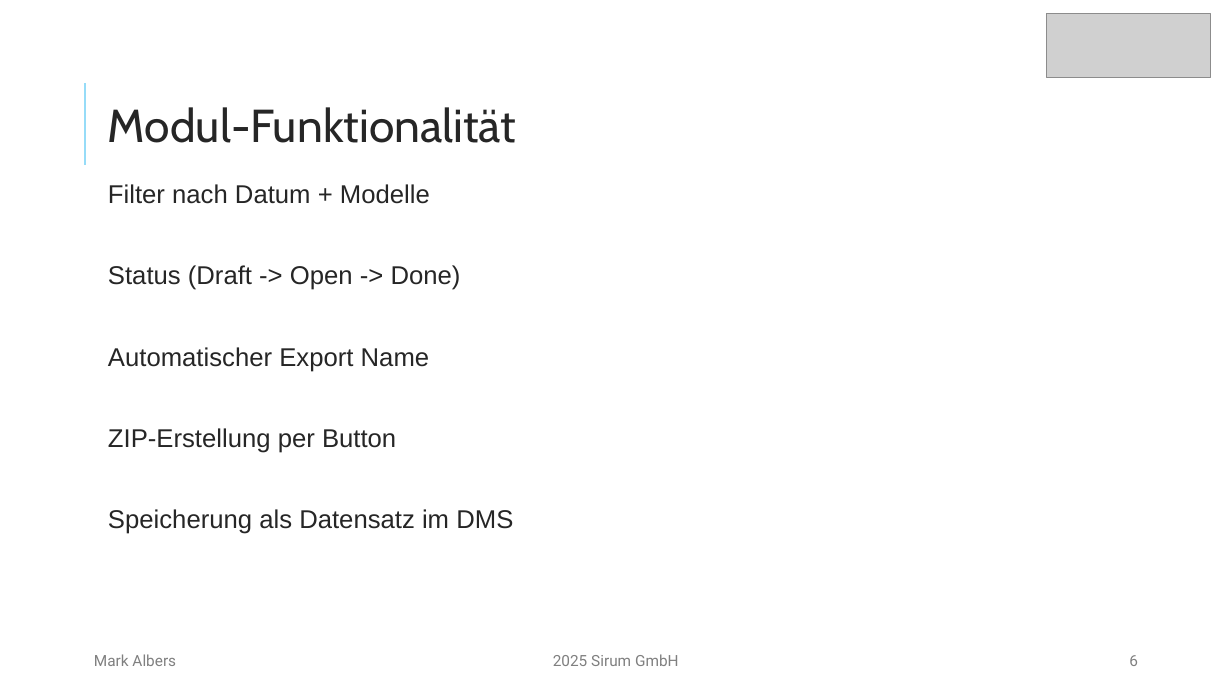
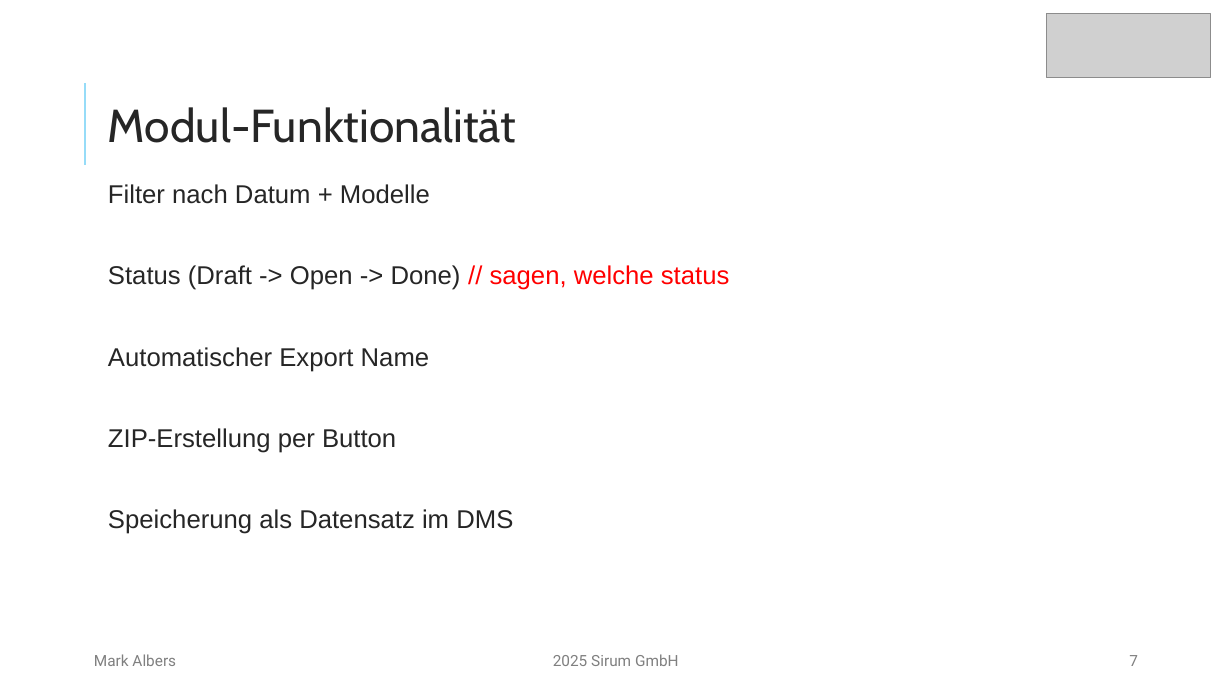
Before and after one commit to mork02/IHK-Projekt, a slide deck: slide 7 of Präsentation/Entwicklung eines Odoo-Moduls zur ZIP-komprimierten Dateiverwaltung im Dokumentenmanagementsystem.pptx (slide 6 before the commit). Drawn at 1232x693 pixels with LibreOffice and Linux fonts; fonts in the diff are those of the drawing; grey boxes stand for pictures. Boxes give left, top, right and bottom in pixels: in the first picture for what was removed or moved away, otherwise in the second. Text is boxed around its words. In the diff, an @@ line names an element or a change of style, - is before the commit and + after.

```diff
--- a/Präsentation/Entwicklung eines Odoo-Moduls zur ZIP-komprimierten Dateiverwaltung im Dokumentenmanagementsystem.pptx
+++ b/Präsentation/Entwicklung eines Odoo-Moduls zur ZIP-komprimierten Dateiverwaltung im Dokumentenmanagementsystem.pptx
@@ text at [108,265,730,290]: text changed @@
-Status (Draft -> Open -> Done)
+Status (Draft -> Open -> Done) // sagen, welche status
@@ page number at [1129,655,1138,666]: text changed @@
-6
+7
```
Also in this commit, not shown: 5 other slides changed, 1 slide added.
